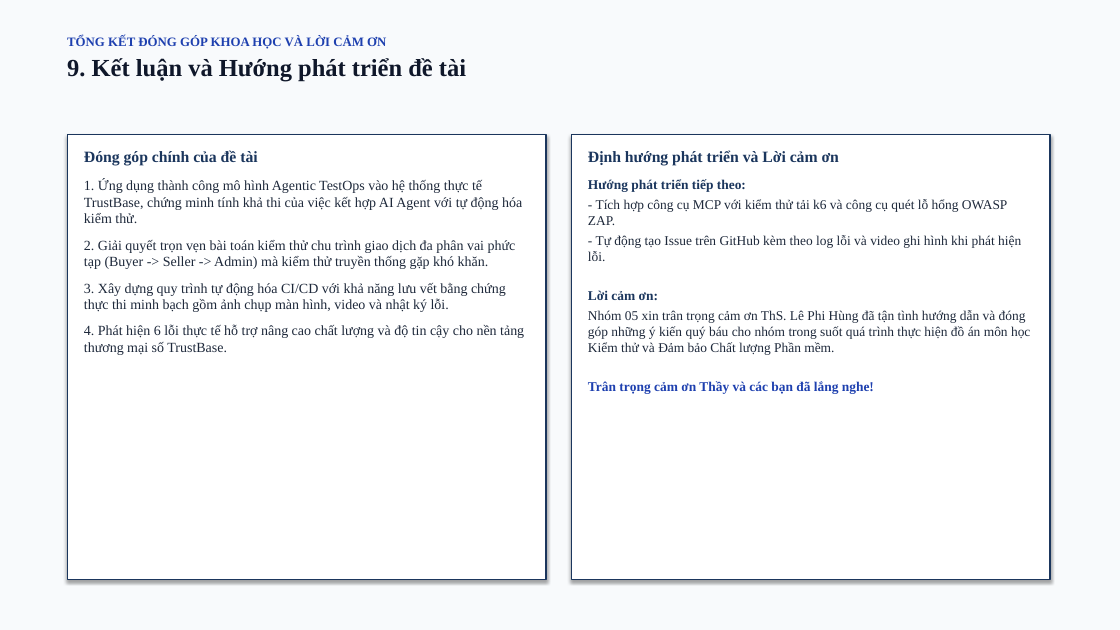
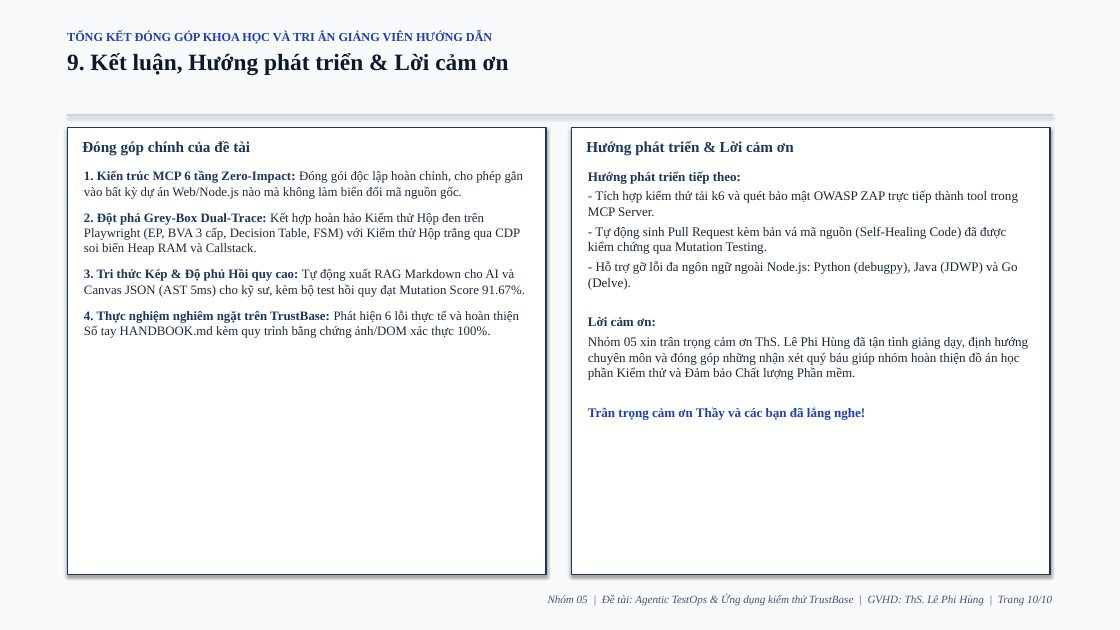
Before and after one commit to justpassingByte/agentic-test-ops, a slide deck: slide 10 of Nhom05_AgenticTestOps_ThuyetTrinh.pptx. Drawn at 1120x630 pixels with LibreOffice and Linux fonts; fonts in the diff are those of the drawing. Boxes give left, top, right and bottom in pixels: in the first picture for what was removed or moved away, otherwise in the second. Text is boxed around its words. In the diff, an @@ line names an element or a change of style, - is before the commit and + after.

Commit message:
docs(handbook): add HANDBOOK.md, update README and SQA methodologies in Word and PPTX

```diff
--- a/Nhom05_AgenticTestOps_ThuyetTrinh.pptx
+++ b/Nhom05_AgenticTestOps_ThuyetTrinh.pptx
@@ text at [67,32,509,75]: text changed; size 11 to 10.5 pt @@
-TỔNG KẾT ĐÓNG GÓP KHOA HỌC VÀ LỜI CẢM ƠN
-9. Kết luận và Hướng phát triển đề tài
+TỔNG KẾT ĐÓNG GÓP KHOA HỌC VÀ TRI ÂN GIẢNG VIÊN HƯỚNG DẪN
+9. Kết luận, Hướng phát triển & Lời cảm ơn
@@ rectangle added at [67,114,1053,116], fill #CBD5E1 @@
@@ rectangle: place and size @@
-rectangle at [67,134,546,580]
+rectangle at [67,128,546,575]
@@ text "Đóng góp chính của đề ...": place and size @@
-text "Đóng góp chính của đề ..." at [84,150,257,166]
+text "Đóng góp chính của đề ..." at [82,141,250,156]
@@ text "Đóng góp chính của đề ..." at [82,141,250,156]: size 13.5 to 13 pt @@
@@ rectangle: place and size @@
-rectangle at [571,134,1050,580]
+rectangle at [571,128,1050,575]
@@ text at [586,141,794,156]: text changed; size 13.5 to 13 pt @@
-Định hướng phát triển và Lời cảm ơn
+Hướng phát triển & Lời cảm ơn
@@ text at [84,170,525,338]: text changed; size 12 to 11 pt @@
-1. Ứng dụng thành công mô hình Agentic TestOps vào hệ thống thực tế TrustBase, chứng minh tính khả thi của việc kết hợp AI Agent với tự động hóa kiểm thử.
-2. Giải quyết trọn vẹn bài toán kiểm thử chu trình giao dịch đa phân vai phức tạp (Buyer -> Seller -> Admin) mà kiểm thử truyền thống gặp khó khăn.
-3. Xây dựng quy trình tự động hóa CI/CD với khả năng lưu vết bằng chứng thực thi minh bạch gồm ảnh chụp màn hình, video và nhật ký lỗi.
-4. Phát hiện 6 lỗi thực tế hỗ trợ nâng cao chất lượng và độ tin cậy cho nền tảng thương mại số TrustBase.
+1. Kiến trúc MCP 6 tầng Zero-Impact: Đóng gói độc lập hoàn chỉnh, cho phép gắn vào bất kỳ dự án Web/Node.js nào mà không làm biến đổi mã nguồn gốc.
+2. Đột phá Grey-Box Dual-Trace: Kết hợp hoàn hảo Kiểm thử Hộp đen trên Playwright (EP, BVA 3 cấp, Decision Table, FSM) với Kiểm thử Hộp trắng qua CDP soi biến Heap RAM và Callstack.
+3. Tri thức Kép & Độ phủ Hồi quy cao: Tự động xuất RAG Markdown cho AI và Canvas JSON (AST 5ms) cho kỹ sư, kèm bộ test hồi quy đạt Mutation Score 91.67%.
+4. Thực nghiệm nghiêm ngặt trên TrustBase: Phát hiện 6 lỗi thực tế và hoàn thiện Sổ tay HANDBOOK.md kèm quy trình bằng chứng ảnh/DOM xác thực 100%.
@@ text at [588,171,865,420]: size 11.5 to 11.2 pt in "Hướng phát triển tiếp theo:", "Lời cảm ơn:", "Trân trọng cảm ơn Thầy và các ..." @@
@@ text "Hướng phát triển tiếp theo:": place and size @@
-text "Hướng phát triển tiếp theo:" at [588,179,1030,394]
+text "Hướng phát triển tiếp theo:" at [588,171,1029,420]
@@ text at [588,190,1019,290]: text changed; size 11.5 to 11.2 pt @@
-- Tích hợp công cụ MCP với kiểm thử tải k6 và công cụ quét lỗ hổng OWASP ZAP.
-- Tự động tạo Issue trên GitHub kèm theo log lỗi và video ghi hình khi phát hiện lỗi.
+- Tích hợp kiểm thử tải k6 và quét bảo mật OWASP ZAP trực tiếp thành tool trong MCP Server.
+- Tự động sinh Pull Request kèm bản vá mã nguồn (Self-Healing Code) đã được kiểm chứng qua Mutation Testing.
+- Hỗ trợ gỡ lỗi đa ngôn ngữ ngoài Node.js: Python (debugpy), Java (JDWP) và Go (Delve).
@@ text at [588,337,1029,380]: text changed; size 11.5 to 11.2 pt @@
-Nhóm 05 xin trân trọng cảm ơn ThS. Lê Phi Hùng đã tận tình hướng dẫn và đóng góp những ý kiến quý báu cho nhóm trong suốt quá trình thực hiện đồ án môn học Kiểm thử và Đảm bảo Chất lượng Phần mềm.
+Nhóm 05 xin trân trọng cảm ơn ThS. Lê Phi Hùng đã tận tình giảng dạy, định hướng chuyên môn và đóng góp những nhận xét quý báu giúp nhóm hoàn thiện đồ án học phần Kiểm thử và Đảm bảo Chất lượng Phần mềm.
@@ text added at [548,594,1052,605], 9.5 pt, text #475569, italic @@
+Nhóm 05 | Đề tài: Agentic TestOps & Ứng dụng kiểm thử TrustBase | GVHD: ThS. Lê Phi Hùng | Trang 10/10
```
Also in this commit, not shown: 4 other slides changed, 5 slides added, 5 slides removed, 7 other files.
